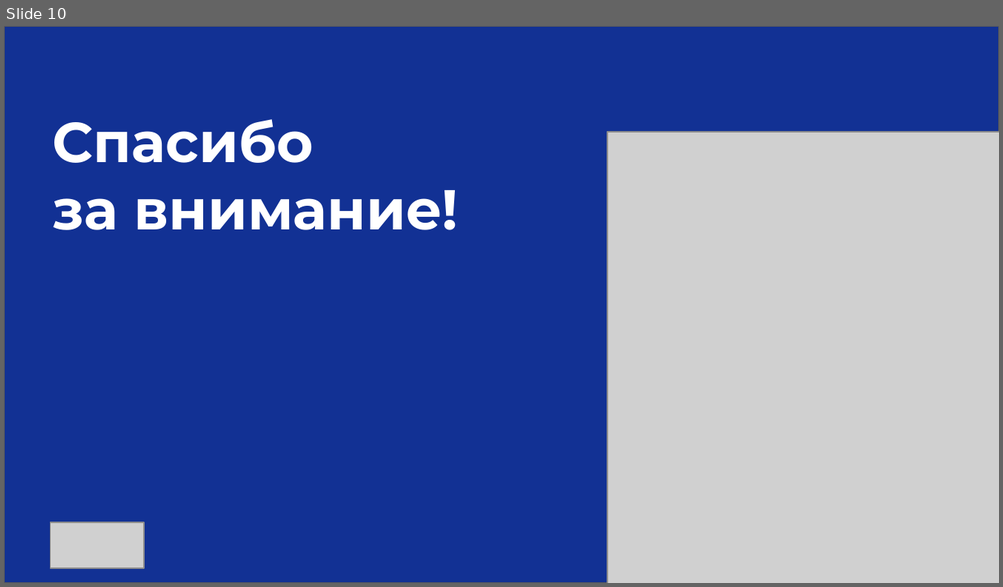
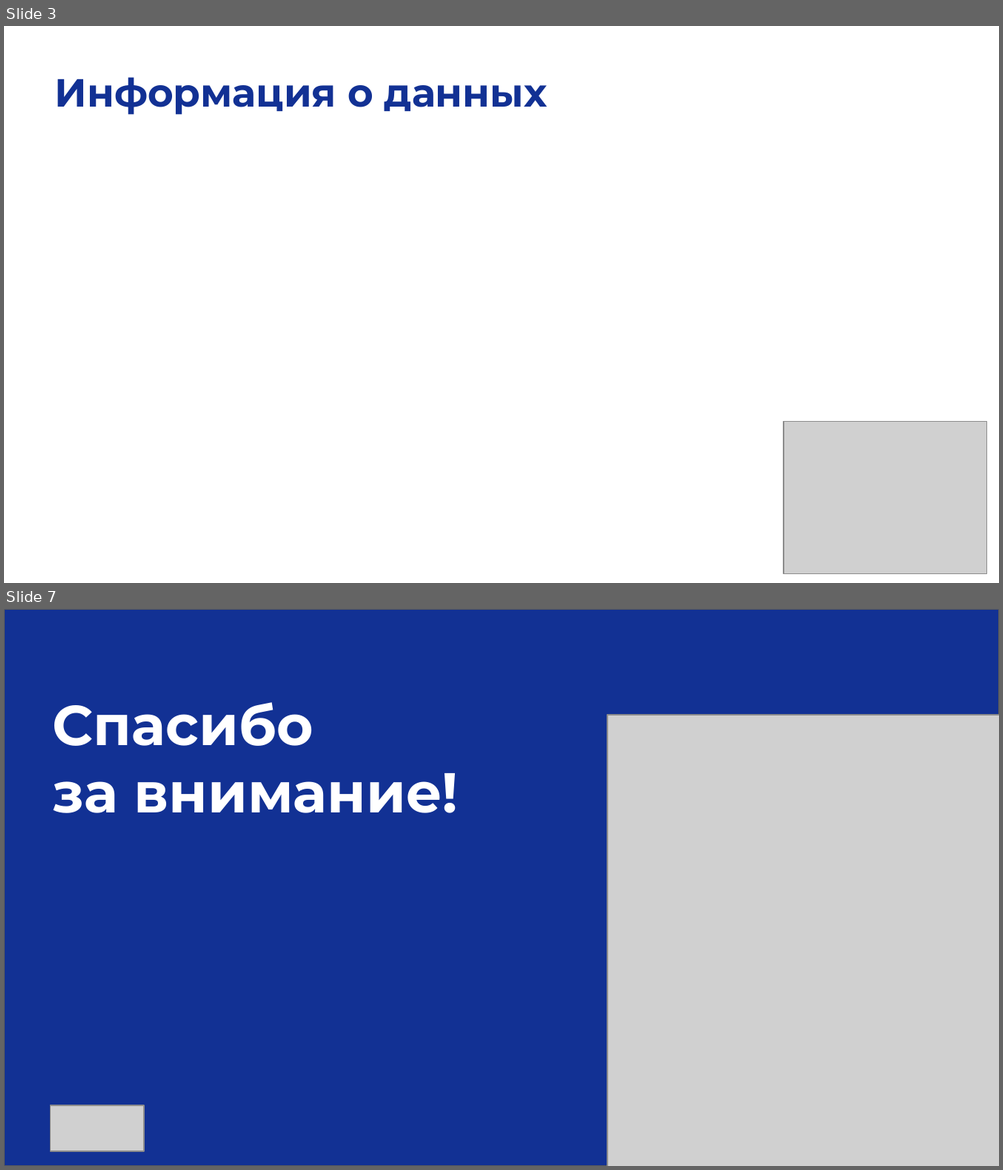
Before and after one commit to katePPkate/Project_Practicum_2025, a slide deck: Checkpoint3_team 20_Ваганов_Валова_Волык.pptx. Shown one above the other, each under a label of ours: slide 10 before the commit, slides 3 and 7 after it; the slides between them are not shown. The pictures are 1003x587 and 1003x1170 pixels, drawn with LibreOffice and Linux fonts; fonts in the diff are those of the drawing; grey boxes stand for pictures. Boxes give left, top, right and bottom in pixels: in the first picture for what was removed or moved away, otherwise in the second. Text is boxed around its words. In the diff, an @@ line names an element or a change of style, - is before the commit and + after.

```diff
--- a/Checkpoint3_team 20_Ваганов_Валова_Волык.pptx
+++ b/Checkpoint3_team 20_Ваганов_Валова_Волык.pptx
@@ slide 3 added at [4, 26, 999, 583], background #FFFFFF @@
@@ text added at [55, 77, 547, 115], 28 pt, text #123194, bold @@
+Информация о данных
@@ picture added at [783, 421, 987, 574] @@
@@ what was slide 10 is now slide 7 @@
```
Also in this commit, not shown: 1 slide changed, 4 other slides added, 8 slides removed, 3 other files.
